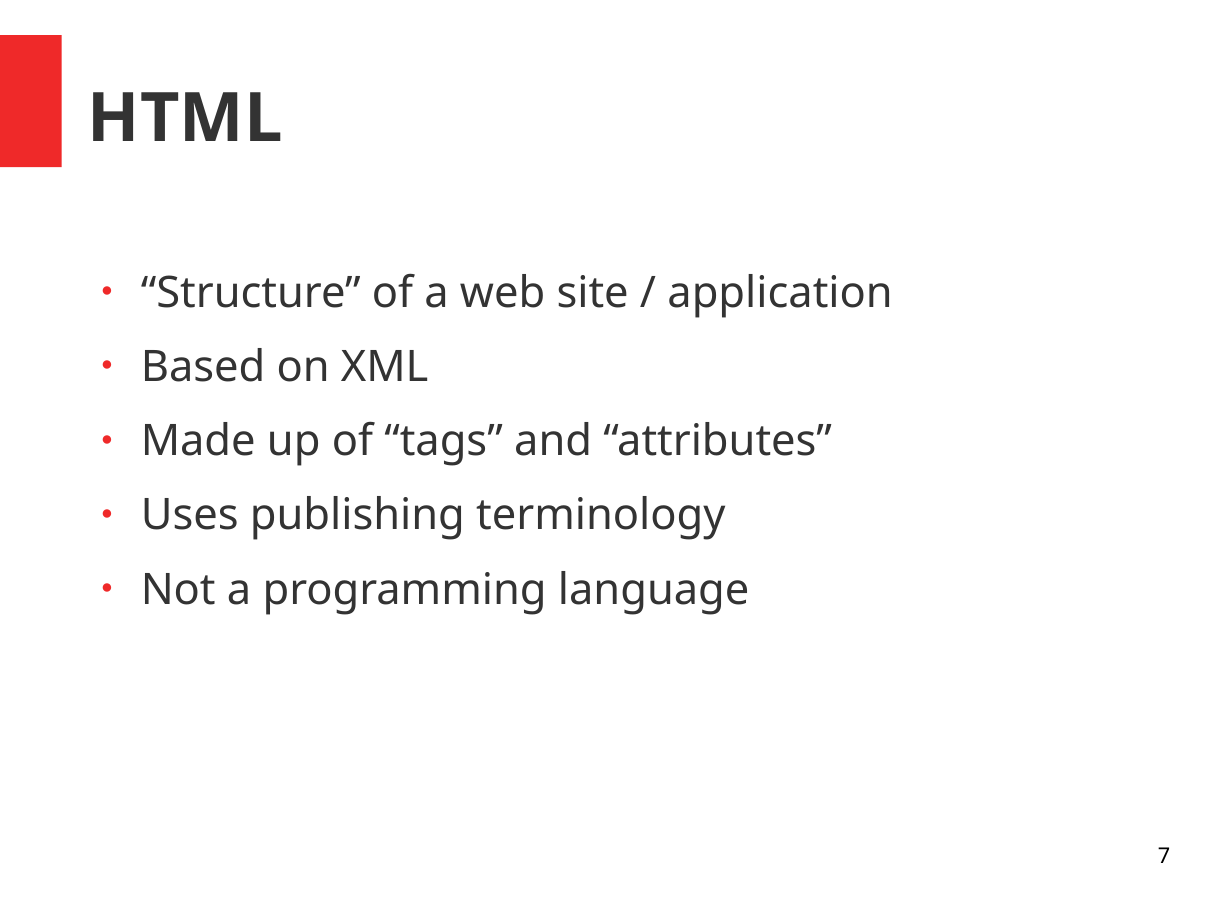
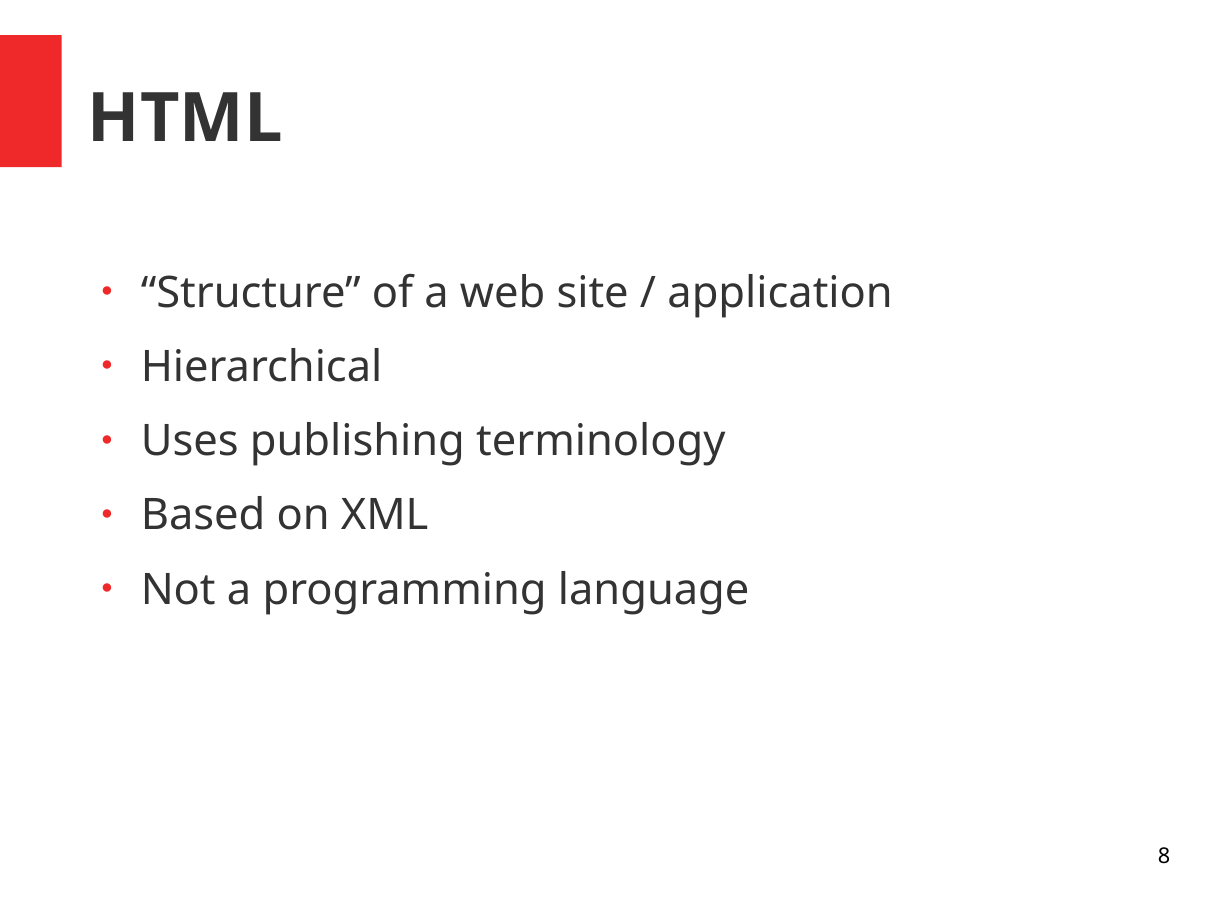
Before and after one commit to RyanKadri/rk0.xyz, a slide deck: slide 8 of lessons/lesson1/presentation/Presentation.odp (slide 7 before the commit). Drawn at 1232x924 pixels with LibreOffice and Linux fonts; fonts in the diff are those of the drawing. Boxes give left, top, right and bottom in pixels: in the first picture for what was removed or moved away, otherwise in the second. Text is boxed around its words. In the diff, an @@ line names an element or a change of style, - is before the commit and + after.

```diff
--- a/lessons/lesson1/presentation/Presentation.odp
+++ b/lessons/lesson1/presentation/Presentation.odp
@@ text at <box>141,348,725,466</box>: paragraphs added @@
+● Hierarchical
+● Uses publishing terminology
@@ text at <box>141,421,832,540</box>: paragraphs removed @@
-● Made up of “tags” and “attributes”
-● Uses publishing terminology
@@ page number at <box>1158,847,1170,864</box>: text changed @@
-7
+8
```
Also in this commit, not shown: 1 other slide changed, 7 slides added, 9 other files.
